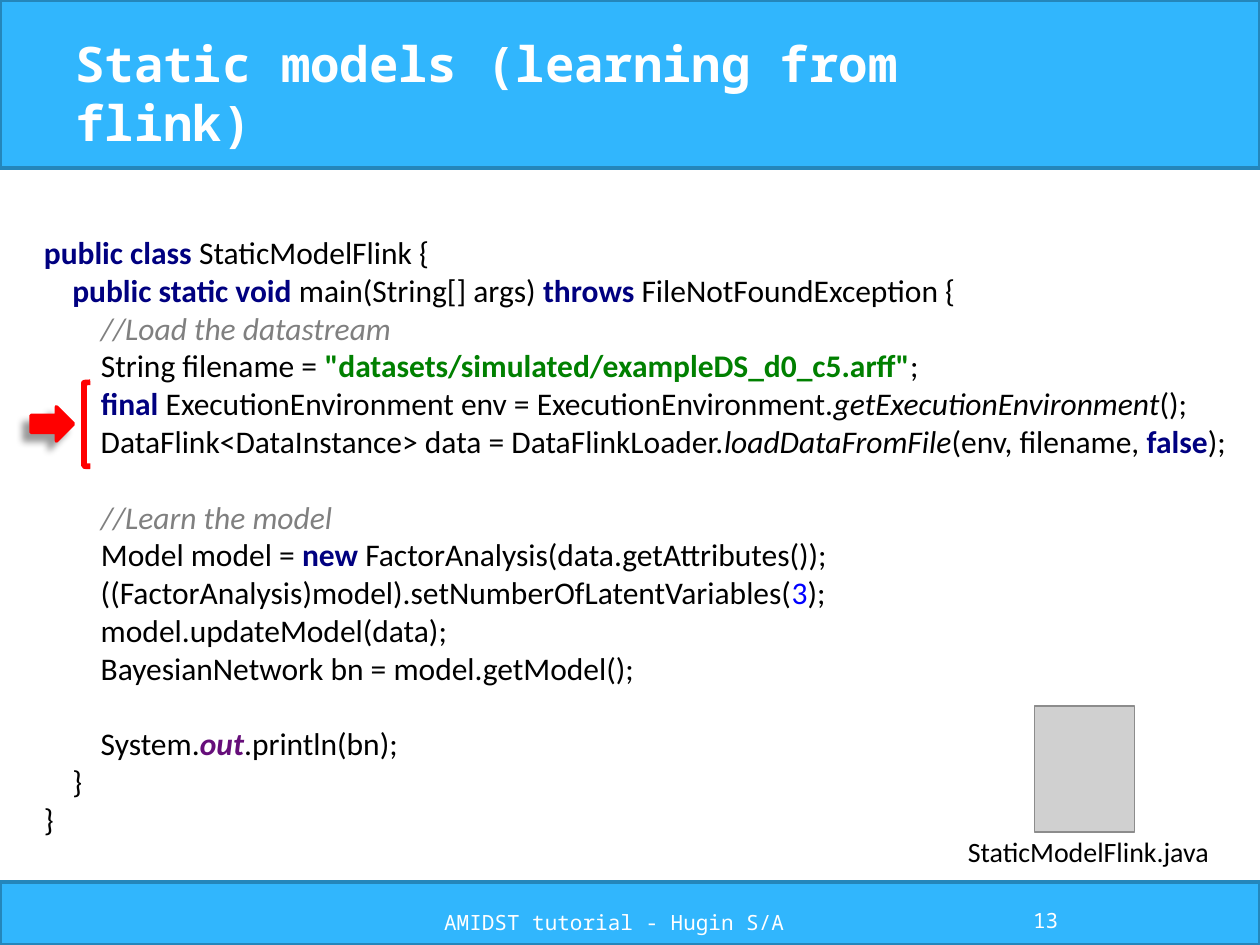
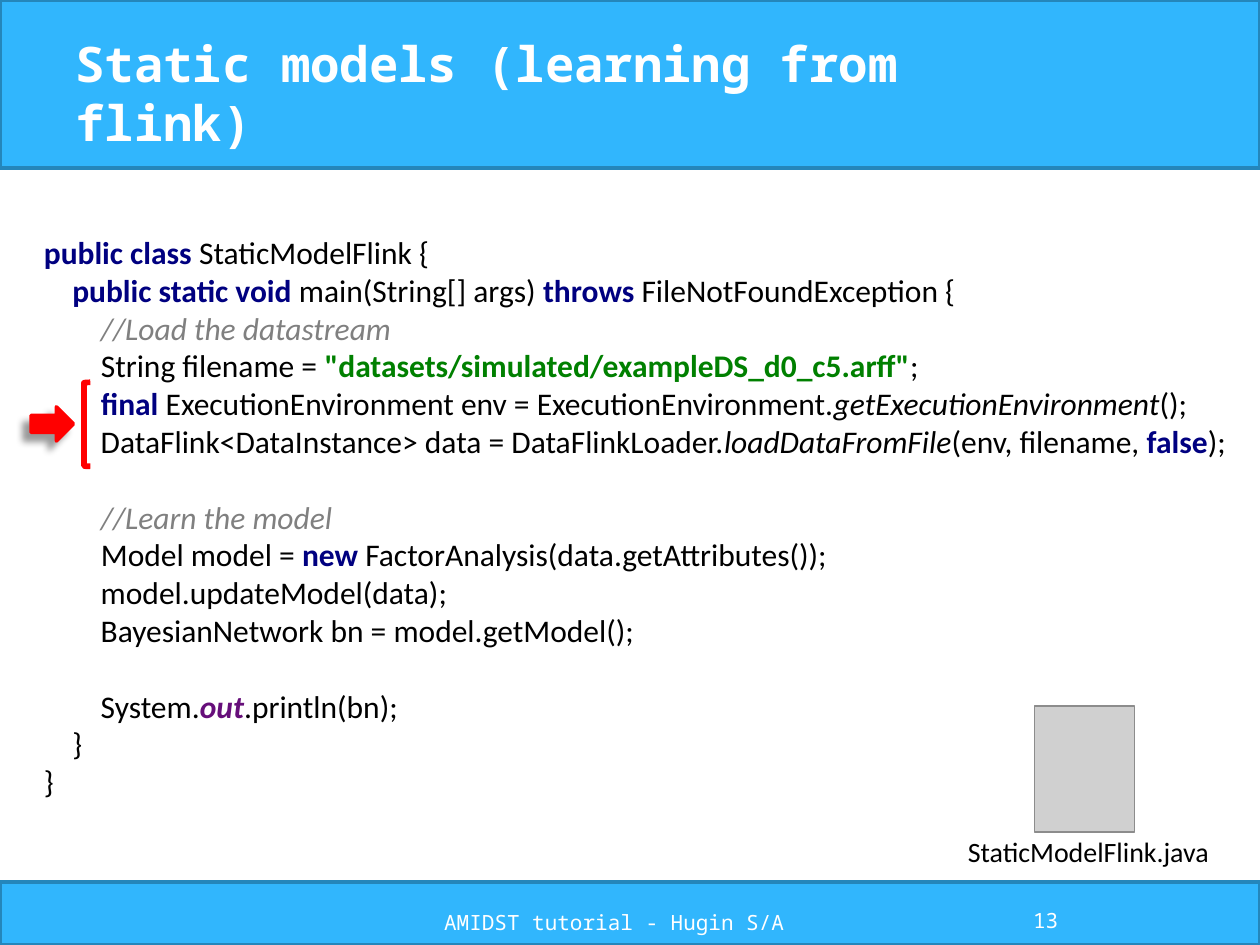
Before and after one commit to amidst/tutorial, a slide deck: slide 13 of doc/slides/AMIDST_slides.pptx. Drawn at 1260x945 pixels with LibreOffice and Linux fonts; fonts in the diff are those of the drawing; grey boxes stand for pictures; background and template pictures are left out. Boxes give left, top, right and bottom in pixels: in the first picture for what was removed or moved away, otherwise in the second. Text is boxed around its words. In the diff, an @@ line names an element or a change of style, - is before the commit and + after.

```diff
--- a/doc/slides/AMIDST_slides.pptx
+++ b/doc/slides/AMIDST_slides.pptx
@@ text at (44,242,1226,723): text changed @@
-public class StaticModelFlink {
-public static void main(String[] args) throws FileNotFoundException {
-//Load the datastream
-String filename = "datasets/simulated/exampleDS_d0_c5.arff";
-final ExecutionEnvironment env = ExecutionEnvironment.getExecutionEnvironment();
-DataFlink<DataInstance> data = DataFlinkLoader.loadDataFromFile(env, filename, false);
-//Learn the model
-Model model = new FactorAnalysis(data.getAttributes());
-((FactorAnalysis)model).setNumberOfLatentVariables(3);
-model.updateModel(data);
-BayesianNetwork bn = model.getModel();
-System.out.println(bn);
-}
-}
+public class StaticModelFlink {
+public static void main(String[] args) throws FileNotFoundException {
+//Load the datastream
+String filename = "datasets/simulated/exampleDS_d0_c5.arff";
+final ExecutionEnvironment env = ExecutionEnvironment.getExecutionEnvironment();
+DataFlink<DataInstance> data = DataFlinkLoader.loadDataFromFile(env, filename, false);
+//Learn the model
+Model model = new FactorAnalysis(data.getAttributes());
+model.updateModel(data);
+BayesianNetwork bn = model.getModel();
+System.out.println(bn);
+}
+}
```
Also in this commit, not shown: 4 other slides changed, 21 other files.
